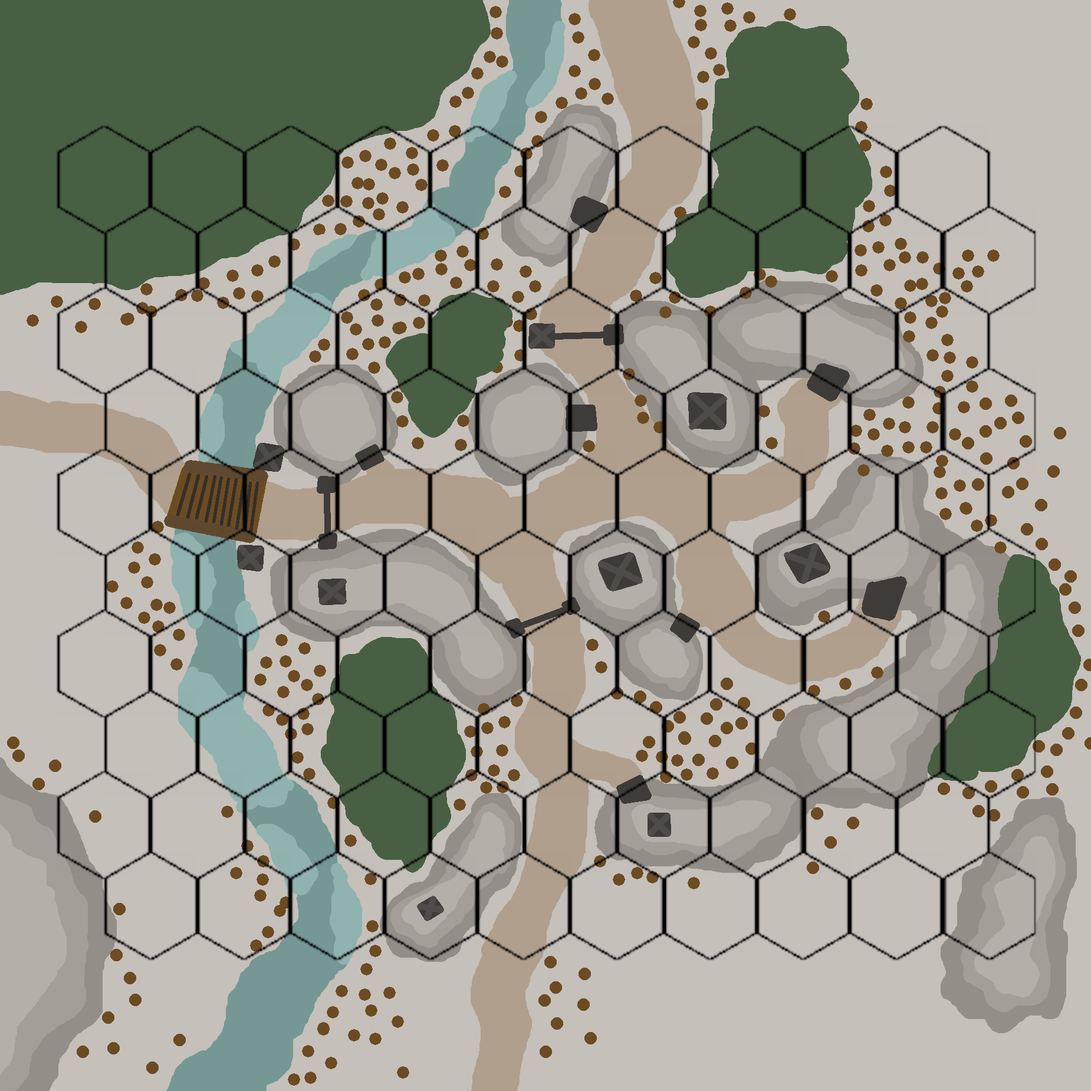
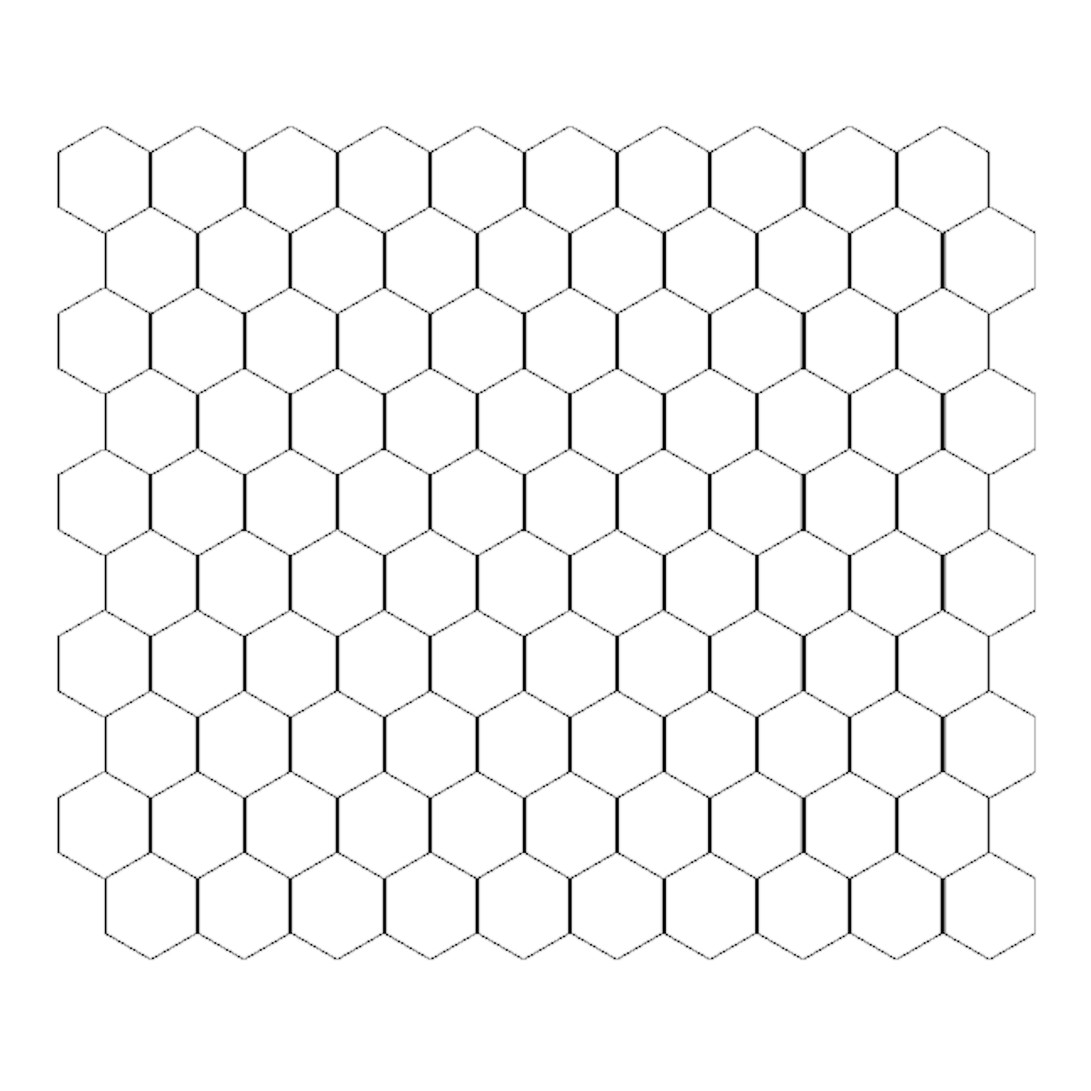
Revision of a layered 1091 x 1091 image; what changed, layer by layer:
renamed "HexCellLayout.png" to "HexCellBaseLayout.png", painted on it over bbox(0, 0, 1091, 1091)
removed layer "ColourMap" over bbox(0, 0, 1091, 1091)
